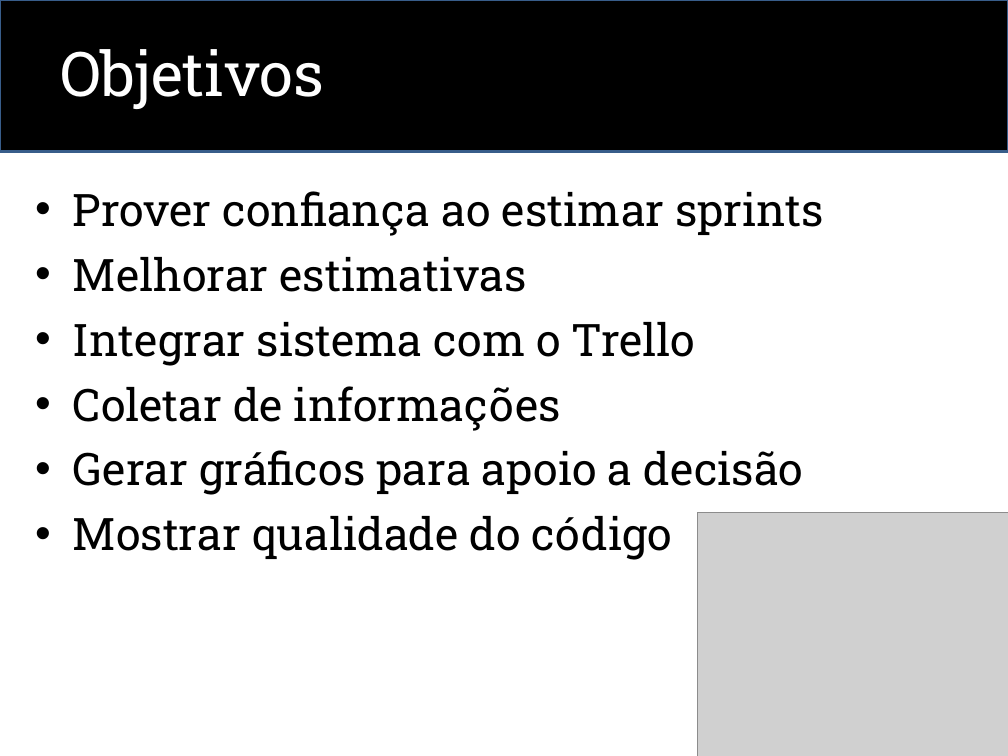
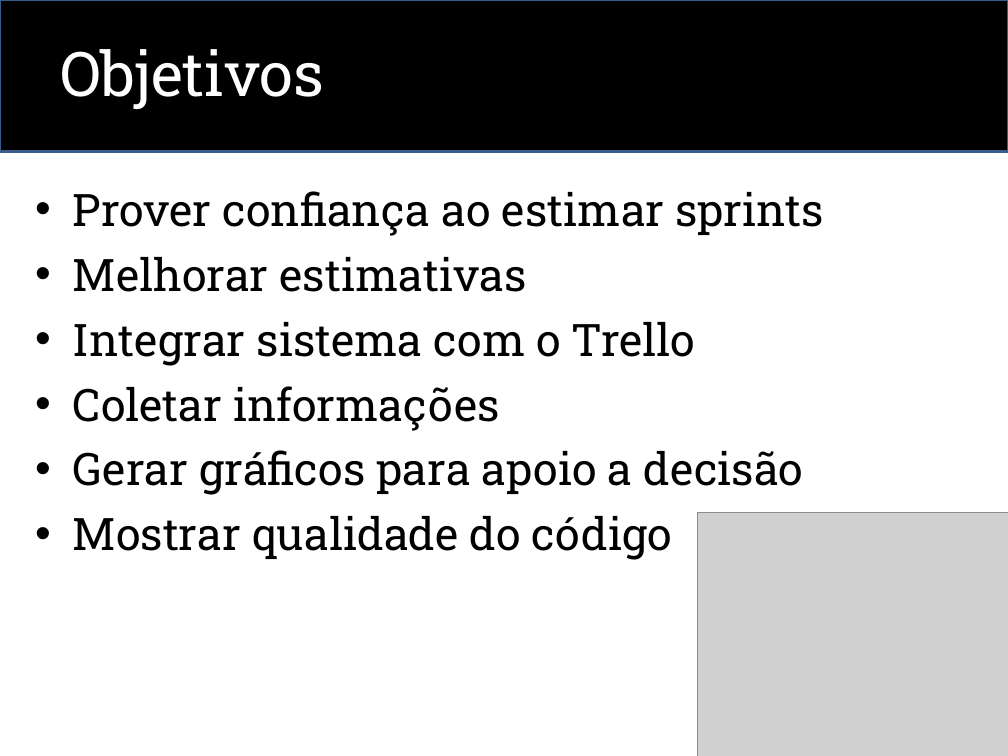
Before and after one commit to marcelocure/agile-estimates, a slide deck: slide 4 of aep_marcelo_baldissera_cure.ppt. Drawn at 1008x756 pixels with LibreOffice and Linux fonts; fonts in the diff are those of the drawing; grey boxes stand for pictures. Boxes give left, top, right and bottom in pixels: in the first picture for what was removed or moved away, otherwise in the second. Text is boxed around its words. In the diff, an @@ line names an element or a change of style, - is before the commit and + after.

```diff
--- a/aep_marcelo_baldissera_cure.ppt
+++ b/aep_marcelo_baldissera_cure.ppt
@@ text at (73,386,500,431): text changed @@
-• Coletar de informações
+• Coletar informações
```
Also in this commit, not shown: 23 other files.
